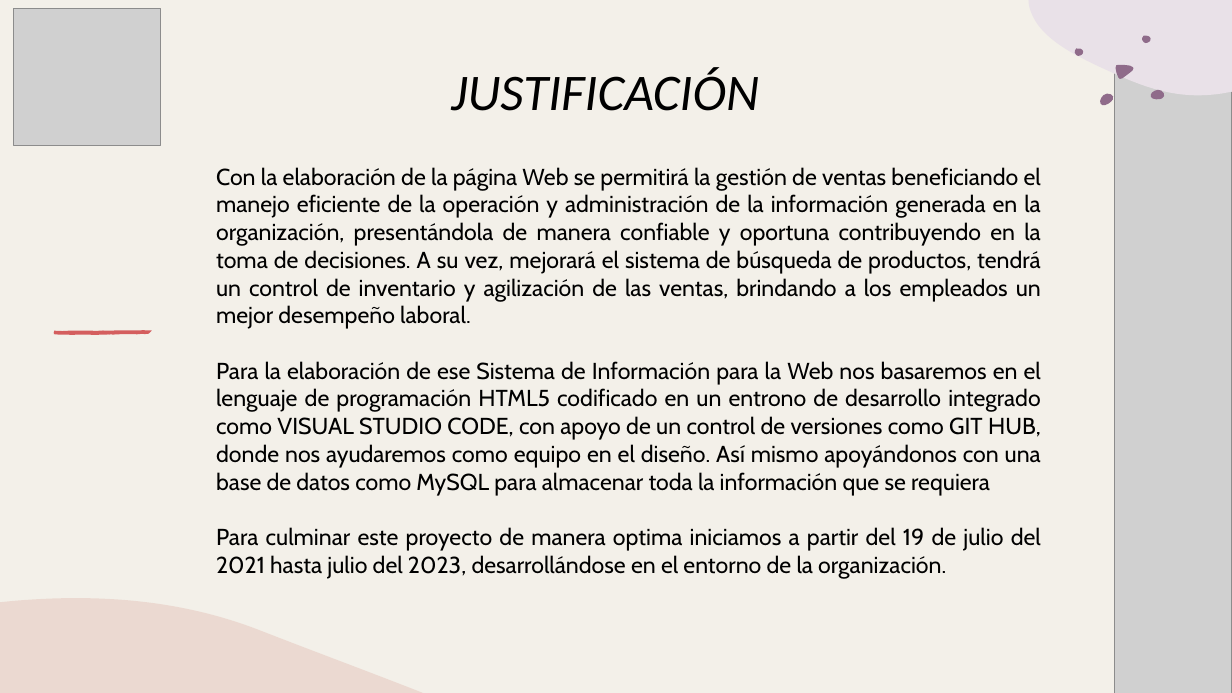
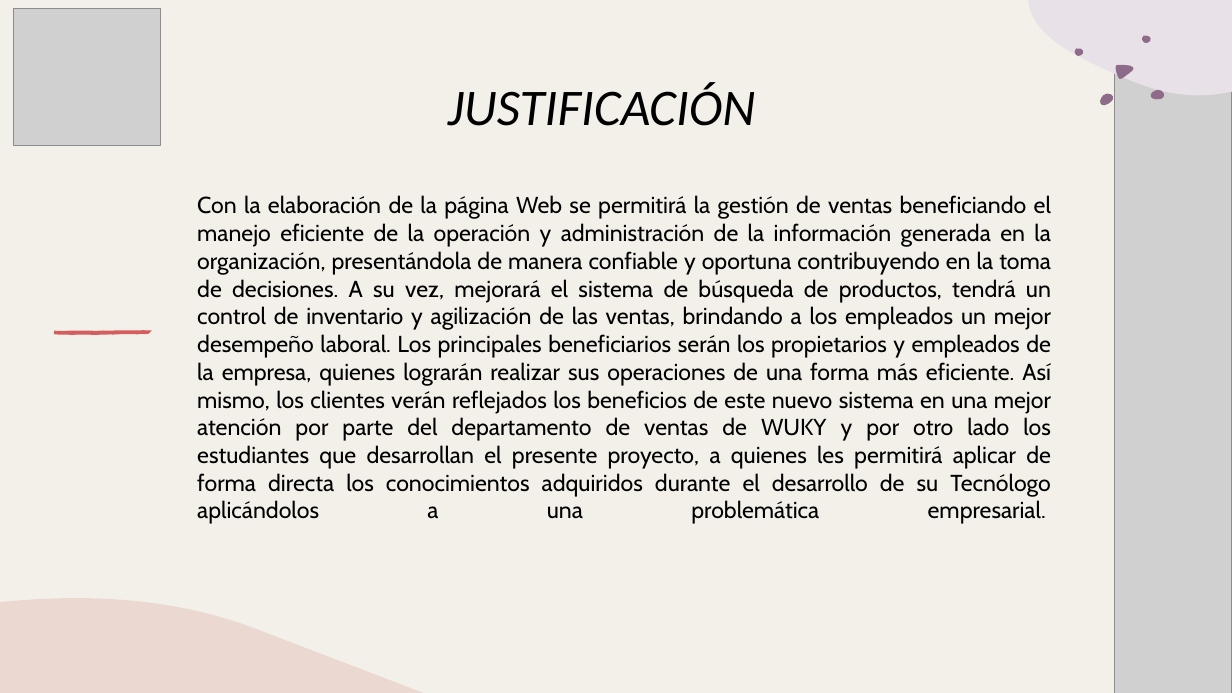
Before and after one commit to huertas-santiago/WebWuky, a slide deck: slide 6 of DOCUENTOS VARIOS/PRESENTACIONES/Presentacion de Proyecto_WUKY.pptx (slide 7 before the commit). Drawn at 1232x693 pixels with LibreOffice and Linux fonts; fonts in the diff are those of the drawing; grey boxes stand for pictures. Boxes give left, top, right and bottom in pixels: in the first picture for what was removed or moved away, otherwise in the second. Text is boxed around its words. In the diff, an @@ line names an element or a change of style, - is before the commit and + after.

```diff
--- a/DOCUENTOS VARIOS/PRESENTACIONES/Presentacion de Proyecto_WUKY.pptx
+++ b/DOCUENTOS VARIOS/PRESENTACIONES/Presentacion de Proyecto_WUKY.pptx
@@ text "JUSTIFICACIÓN": place and size @@
-text "JUSTIFICACIÓN" at (451,68,759,111)
+text "JUSTIFICACIÓN" at (448,83,756,126)
@@ text at (197,195,1051,524): text changed @@
-Con la elaboración de la página Web se permitirá la gestión de ventas beneficiando el manejo eficiente de la operación y administración de la información generada en la organización, presentándola de manera confiable y oportuna contribuyendo en la toma de decisiones. A su vez, mejorará el sistema de búsqueda de productos, tendrá un control de inventario y agilización de las ventas, brindando a los empleados un mejor desempeño laboral.
-Para la elaboración de ese Sistema de Información para la Web nos basaremos en el lenguaje de programación HTML5 codificado en un entrono de desarrollo integrado como VISUAL STUDIO CODE, con apoyo de un control de versiones como GIT HUB, donde nos ayudaremos como equipo en el diseño. Así mismo apoyándonos con una base de datos como MySQL para almacenar toda la información que se requiera
-Para culminar este proyecto de manera optima iniciamos a partir del 19 de julio del 2021 hasta julio del 2023, desarrollándose en el entorno de la organización.
+Con la elaboración de la página Web se permitirá la gestión de ventas beneficiando el manejo eficiente de la operación y administración de la información generada en la organización, presentándola de manera confiable y oportuna contribuyendo en la toma de decisiones. A su vez, mejorará el sistema de búsqueda de productos, tendrá un control de inventario y agilización de las ventas, brindando a los empleados un mejor desempeño laboral. Los principales beneficiarios serán los propietarios y empleados de la empresa, quienes lograrán realizar sus operaciones de una forma más eficiente. Así mismo, los clientes verán reflejados los beneficios de este nuevo sistema en una mejor atención por parte del departamento de ventas de WUKY y por otro lado los estudiantes que desarrollan el presente proyecto, a quienes les permitirá aplicar de forma directa los conocimientos adquiridos durante el desarrollo de su Tecnólogo aplicándolos a una problemática empresarial.
```
Also in this commit, not shown: 6 other slides changed, 2 slides added, 2 slides removed, 6 other files.
